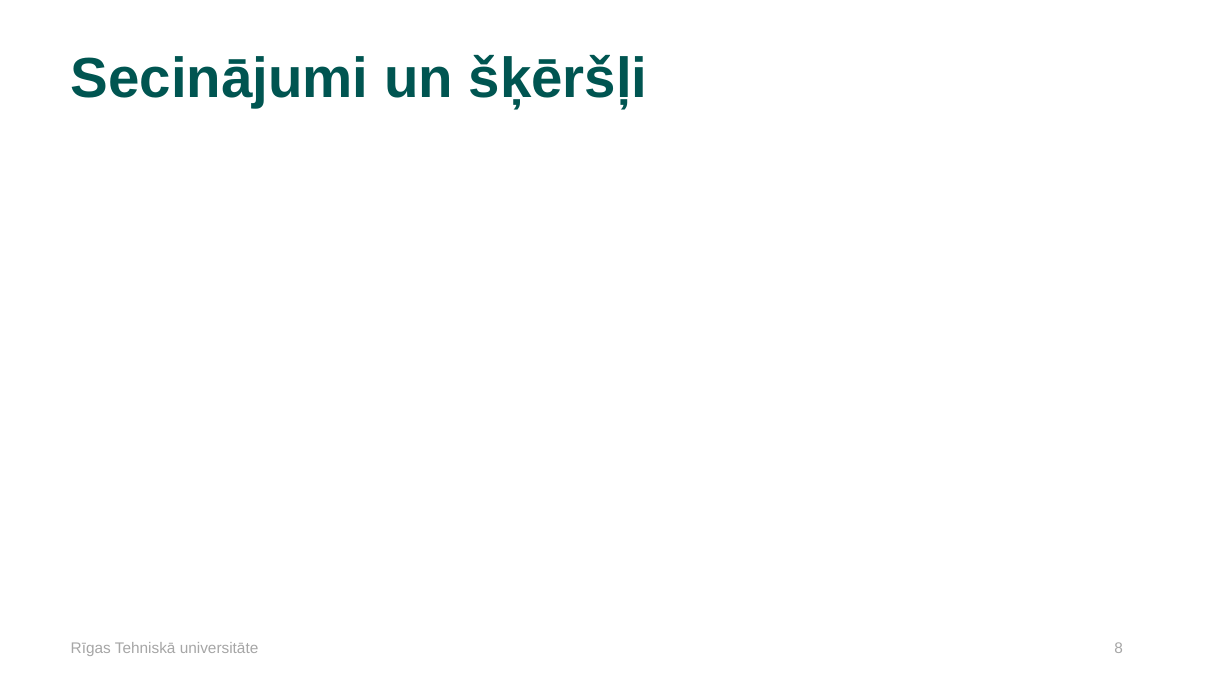
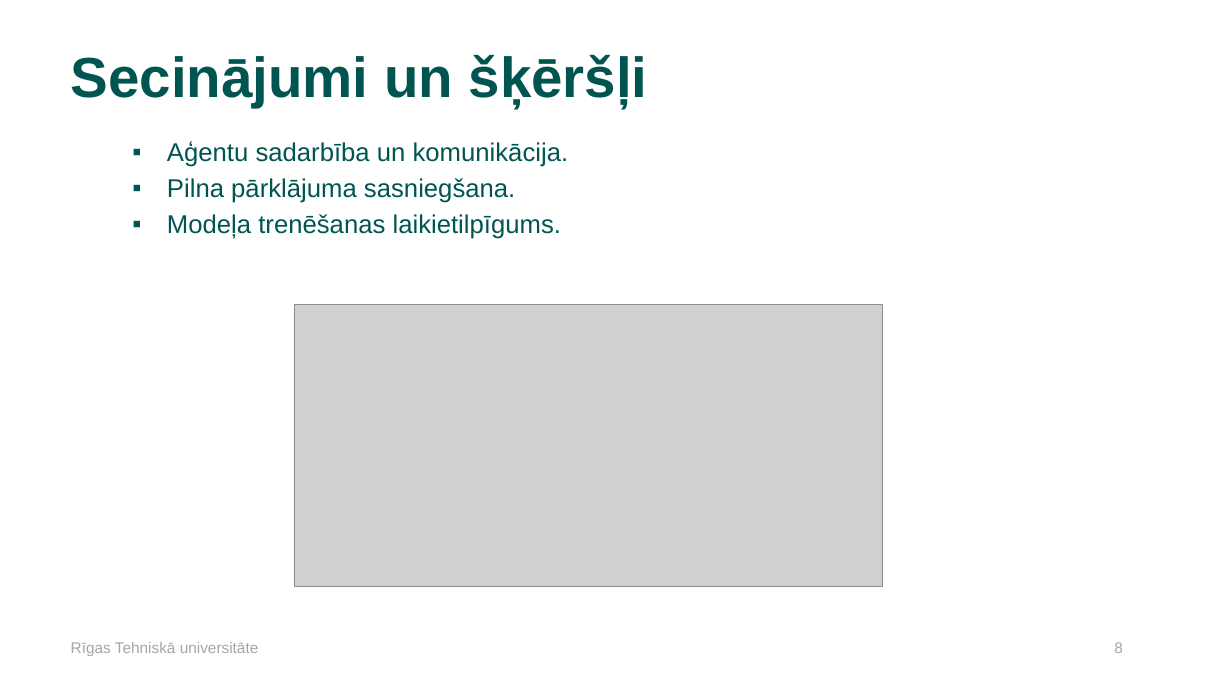
Before and after one commit to daladno19/Thesis-simulation, a slide deck: slide 8 of Misc/bakalaura_darbs.pptx. Drawn at 1232x693 pixels with LibreOffice and Linux fonts; fonts in the diff are those of the drawing; grey boxes stand for pictures; background and template pictures are left out. Boxes give left, top, right and bottom in pixels: in the first picture for what was removed or moved away, otherwise in the second. Text is boxed around its words. In the diff, an @@ line names an element or a change of style, - is before the commit and + after.

```diff
--- a/Misc/bakalaura_darbs.pptx
+++ b/Misc/bakalaura_darbs.pptx
@@ text added at (167,141,569,239), 20 pt, text #005551 @@
+▪ Aģentu sadarbība un komunikācija.
+▪ Pilna pārklājuma sasniegšana.
+▪ Modeļa trenēšanas laikietilpīgums.
@@ picture added at (295,305,884,587) @@
```
Also in this commit, not shown: 4 other slides changed.
